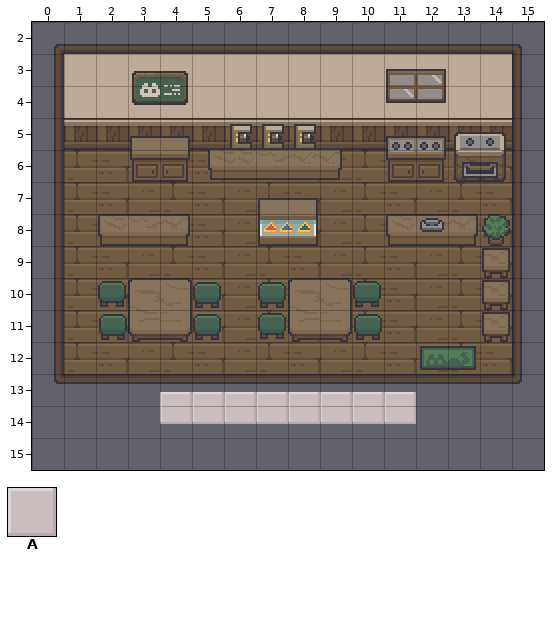
Tiled map, stored at lwjgl3/build/resources/main/Cafe Map.tmx. Above, as it was before the edit.
Cells are 16x16 px. Shown: x 0..15, y 2..15. Not drawn, because the pictures are missing: unchanged layer "Trashbin". Layer "Day and Earnings" is drawn 0,-6 px off the grid. Layer "Inventory" is drawn 0,-7 px off the grid.
Key: from "option-boxes": A 470.
_ is an empty cell.
Layers that did not change in this view are not listed.
Layer "Inventory" before, first column x 0:
 2 ________________
 3 ________________
 4 ________________
 5 ________________
 6 ________________
 7 ________________
 8 ________________
 9 ________________
10 ________________
11 ________________
12 ________________
13 ________________
14 ____AAAAAAAA____
15 ________________
After:
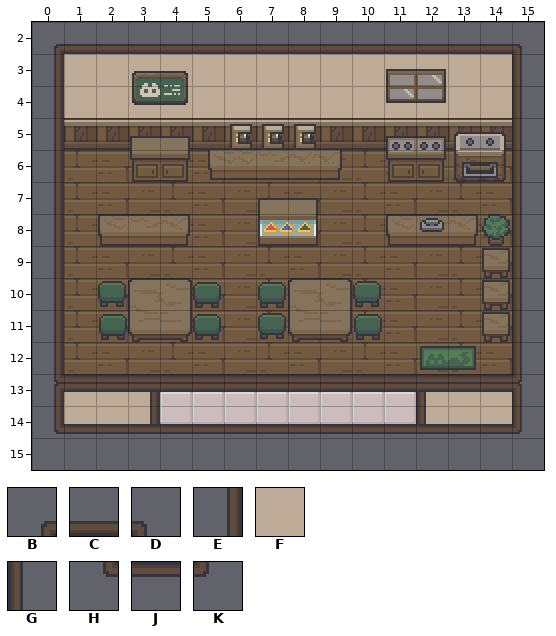
Further tiles: from "neko-cafe-tilemap": B 0, C 1, D 4, E 10, F 16, G 44, H 50, J 52, K 54.
Tiles of an added or newly shown layer are drawn over the layers below it.
Changes in this commit:
Layer "Day and Earnings" (added):
y 14: x 1..3 ___ -> FFF; x 12..14 ___ -> FFF
Layer "Inventory":
y 13: x 0..15 ________________ -> BCCCCCCCCCCCCCCD
y 14: x 0 _ -> E; x 3 _ -> E; x 12 _ -> G; x 15 _ -> G
y 15: x 0..15 ________________ -> HJJJJJJJJJJJJJJK
